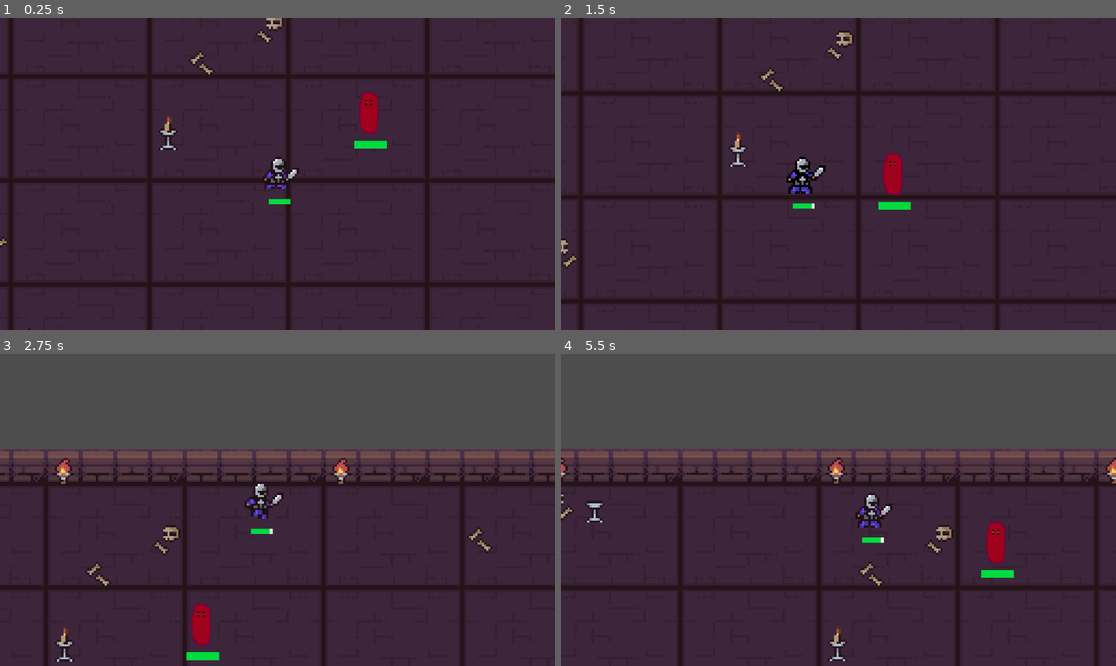
Above: before the commit, frames 1-4 (two rows, left to right).
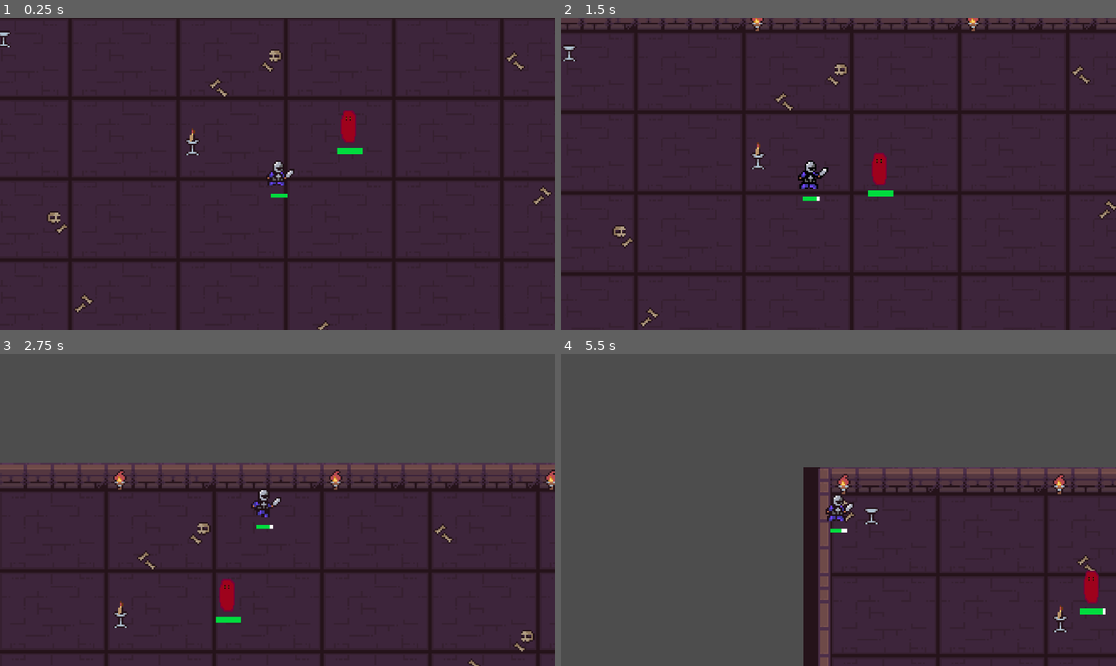
Above: after the commit, the same moments.

Repository: Lukas74m/gae_ca2
Game: Godot game, scene res://scenes/game/Game.tscn
Two runs of this game, one before a commit and one after it. Both use one fixed random seed, a clock stepped at 60 frames per second and the inputs below.
Inputs (mouse positions are in pixels of both pictures, inside the frame that each line leads up to):
- Up to frame 1 (0.25 s): no input
- Up to frame 2 (1.5 s): move the mouse to (960, 158) at 0.52 s; hold Q (attack) 0.53-1.28 s; move the mouse to (727, 189) at 1.27 s; tap Q (attack) at 1.35 s
- Up to frame 3 (2.75 s): move the mouse to (333, 441) at 2.02 s; hold E (dash) from 2.03 s (still down); tap Q (attack) at 2.3 s
- Up to frame 4 (5.5 s): move the mouse to (810, 572) at 2.77 s; release E (dash) at 2.78 s; tap Q (attack) at 2.85, 4.55 s; move the mouse to (1005, 556) at 3.52 s; hold Q (attack) 3.53-4.28 s; move the mouse to (672, 463) at 4.27 s; tap E (dash) at 4.35 s; move the mouse to (866, 510) at 5.02 s; hold Q (attack) from 5.03 s (still down)

The runs differ from the first frame. In frame 1, 11% of the frame differs, in the area x 0-100%, y 0-100%; in frame 2, 15%; in frame 3, 15%; in frame 4, 40%, in the area x 0-100%, y 30-100%.

Commit message:
Commented and fixed health.gd

Diff:
--- a/gae-ca2/resources/enemies/slime.tres
+++ b/gae-ca2/resources/enemies/slime.tres
@@ -7,7 +7,7 @@
 texture = "res://assets/enemies/pixil-frame-0 (6).png"
 max_health = 100
 movement_speed = 50.0
-attack_range = 12.0
+attack_range = 15.0
 attack_damage = 1.0
 attack_cooldown = 100.0
 metadata/_custom_type_script = "uid://p4xaeqeavuor"
--- a/gae-ca2/scenes/enemies/EnemyBase.tscn
+++ b/gae-ca2/scenes/enemies/EnemyBase.tscn
@@ -4,7 +4,7 @@
 [ext_resource type="PackedScene" uid="uid://c4s7ucak0uoa0" path="res://scenes/components/Health.tscn" id="2_0gelj"]
 
 [sub_resource type="CircleShape2D" id="CircleShape2D_0gelj"]
-radius = 53.3333
+radius = 46.6667
 
 [node name="Enemies" type="CharacterBody2D"]
 scale = Vector2(0.3, 0.3)
--- a/gae-ca2/scenes/game/Game.tscn
+++ b/gae-ca2/scenes/game/Game.tscn
@@ -200,7 +200,7 @@
 
 [node name="Camera2D" type="Camera2D" parent="Player"]
 position = Vector2(-9, 1)
-zoom = Vector2(4.5, 4.5)
+zoom = Vector2(3.5, 3.5)
 position_smoothing_enabled = true
 
 [node name="EnemyManager" parent="." instance=ExtResource("4_7qcb4")]
--- a/gae-ca2/scenes/player/Player.tscn
+++ b/gae-ca2/scenes/player/Player.tscn
@@ -203,7 +203,7 @@
 height = 16.0
 
 [sub_resource type="CircleShape2D" id="CircleShape2D_4kuee"]
-radius = 16.0
+radius = 13.0
 
 [node name="Player" type="CharacterBody2D"]
 script = ExtResource("1_gfjak")
--- a/gae-ca2/scripts/components/health.gd
+++ b/gae-ca2/scripts/components/health.gd
@@ -5,40 +5,39 @@
 var tween: Tween
 var max_health: float
 var current_health: float
-var desired_height = 12
-var initial_width = 50
+# Height of the healtbar
+const HEIGHT = 12
+# Width of the healtbar
+const WIDTH = 50
 signal died
 
-
-func _ready():
-	#var desired_height = 12
-	#health_background.size.y = desired_height
-	#health_fill.size.y = desired_height
-	pass
-
+# Called from every entity that has the health component as an instance
 func initialize_health(max_hp: float):
 	max_health = max_hp
 	current_health = max_hp
 
-	health_background.size.y = desired_height
-	health_fill.size.y = desired_height
+	health_background.size.y = HEIGHT
+	health_fill.size.y = HEIGHT
 
-	#(health_background.size.x * current_health) / max_health
-	health_fill.size.x = initial_width
-	health_background.size.x = initial_width
+	health_fill.size.x = WIDTH
+	health_background.size.x = WIDTH
 
+# Updates the healthbar visually
 func update_health_bar():
-	#var target_width = (health_background.size.x * current_health) / max_health
-	var target_width = (current_health / max_health) * initial_width
+	var target_width = (current_health / max_health) * WIDTH
 	tween = create_tween()
 	tween.tween_property(health_fill, "size:x", target_width, 0.3)
 
+# Set the healthbar position manually because of different entity sizes
 func set_healthbar_position(position):
 	health_background.position = position
 
+# Send signal to entity because it died
 func die():
 	emit_signal("died")
 
+# Updates the healthpoints of the entity
+# Also calls a method to update it visually
 func update_health(health_change: float):
 	# Secures that the entity health is between 0 and max_health
 	current_health = clamp(current_health + health_change, 0, max_health)
@@ -46,8 +45,10 @@
 	if is_dead():
 		die()
 
+# Returns curretn healthpoints of entity
 func get_health():
 	return current_health
 
+# Returns if entity is dead (true) or not (false)
 func is_dead() -> bool:
 	return current_health <= 0
